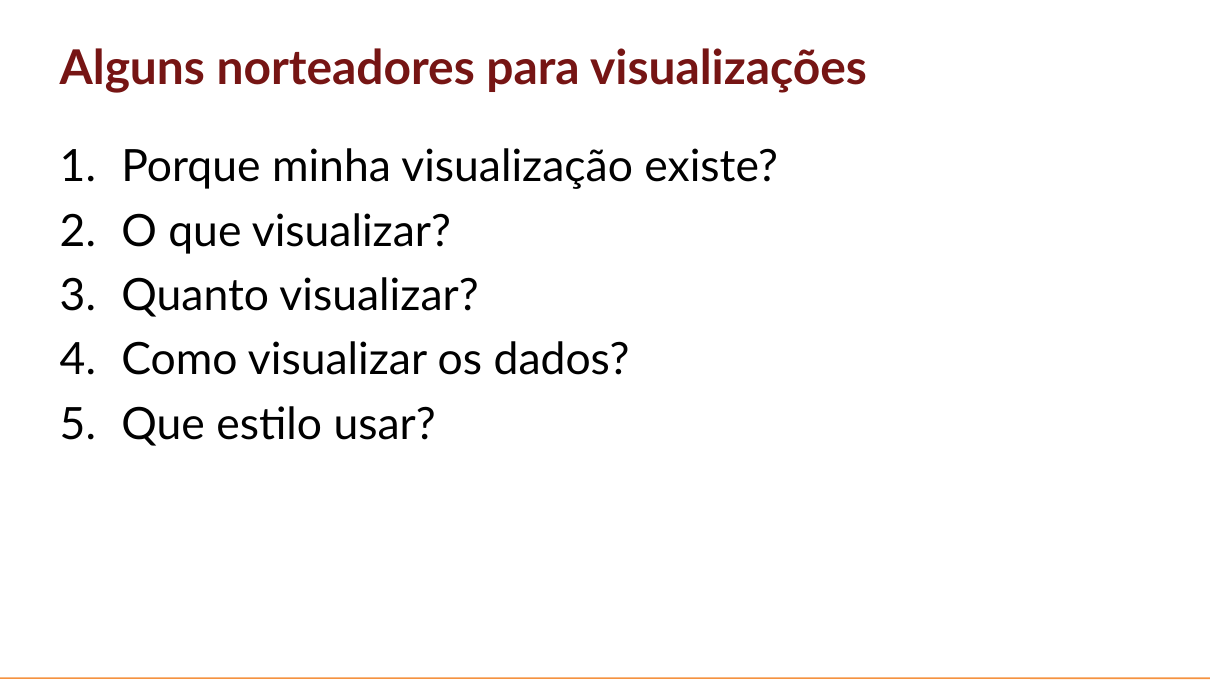
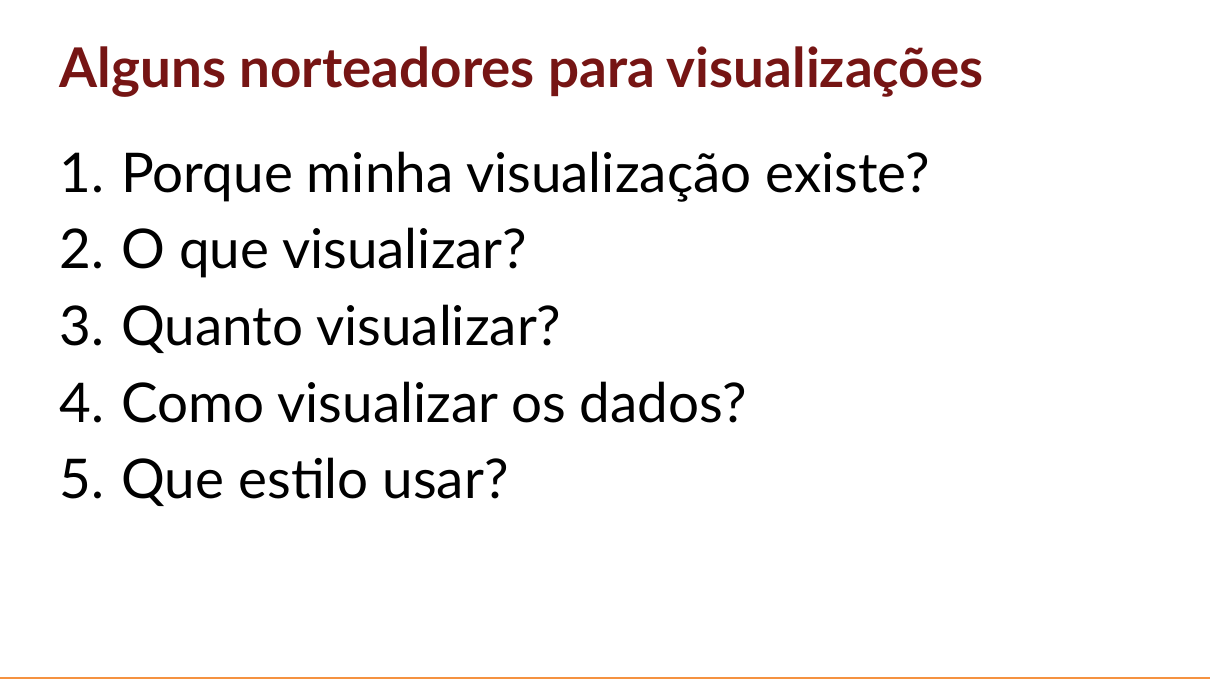
Before and after one commit to mikael04/aulas-profortec-datavis, a slide deck: slide 9 of Aulas/Aula-01-Intro-Vis.pptx. Drawn at 1232x693 pixels with LibreOffice and Linux fonts; fonts in the diff are those of the drawing; background and template pictures are left out. Boxes give left, top, right and bottom in pixels: in the first picture for what was removed or moved away, otherwise in the second. Text is boxed around its words. In the diff, an @@ line names an element or a change of style, - is before the commit and + after.

Commit message:
Alterando aula 1 para pptx; Adicionando Atividade 1;

```diff
--- a/Aulas/Aula-01-Intro-Vis.pptx
+++ b/Aulas/Aula-01-Intro-Vis.pptx
@@ title "Alguns norteadores para visualizações" at <box>60,46,984,97</box>: size 28 to 32 pt @@
@@ text "Porque minha visualização existe?" at <box>122,151,929,506</box>: size 26 to 32 pt @@
```
Also in this commit, not shown: 9 other slides changed, 2 slides added, 1 slide removed, 8 other files.
